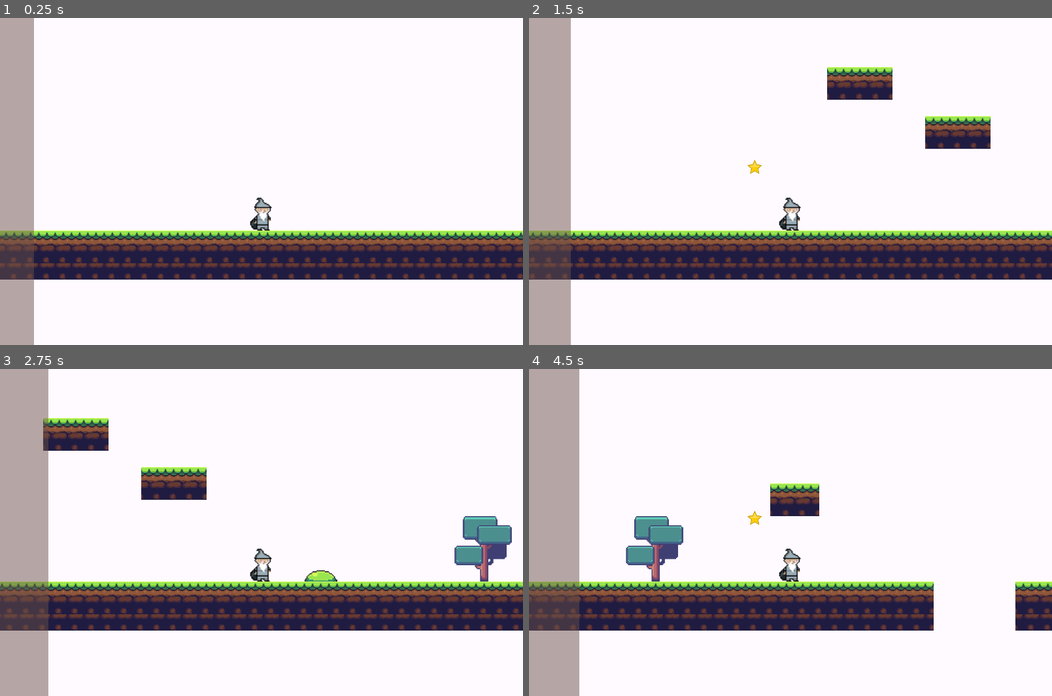
Above: before the commit, frames 1-4 (two rows, left to right).
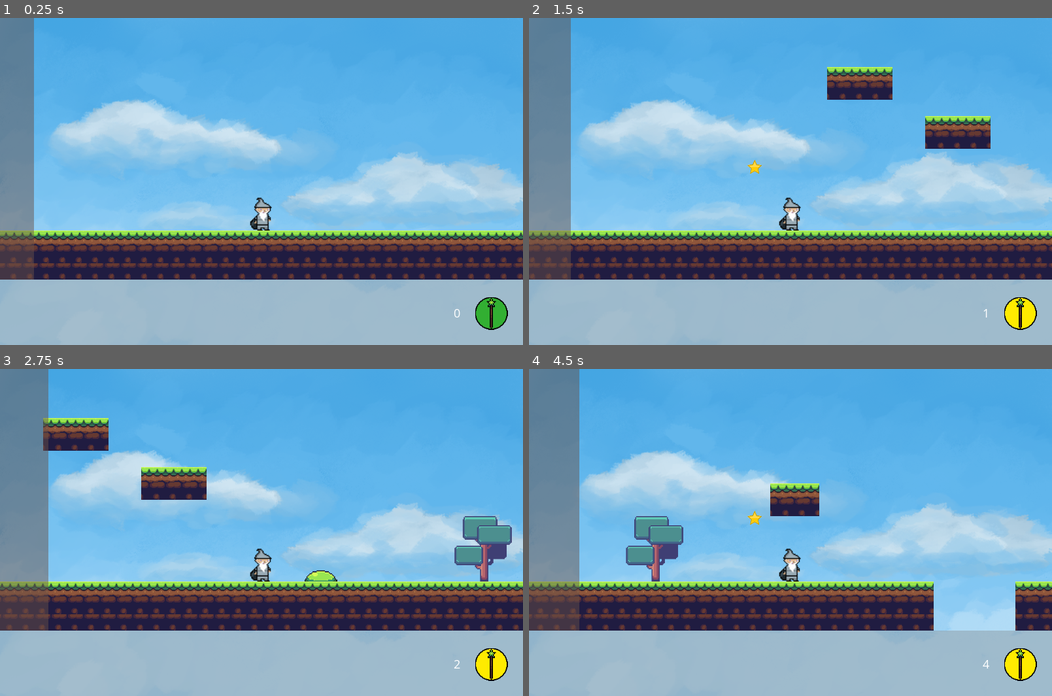
Above: after the commit, the same moments.

Repository: ivocoumans/jamegam42
Game: Godot game, scene res://screens/GameplayScreen.tscn
The game is run twice, just before and just after one commit, with the same random seed, the same clock (stepped at 60 frames per second) and the same inputs.
Inputs:
- Up to frame 1 (0.25 s): no input
- Up to frame 2 (1.5 s): hold R (shoot) 0.53-1.28 s; tap Space (jump) at 0.77 s; tap R (shoot) at 1.35 s
- Up to frame 3 (2.75 s): tap Space (jump) at 1.52 s; hold R (shoot) from 2.03 s (still down)
- Up to frame 4 (4.5 s): release R (shoot) at 2.78 s; tap R (shoot) at 2.85, 4.35 s; tap Space (jump) at 3.02, 3.77 s; hold R (shoot) 3.53-4.28 s

The runs differ from the first frame. In frame 1, 85% of the frame differs, in the area x 0-100%, y 0-100%; in frame 2, 82%; in frame 3, 81%; in frame 4, 85%.

Commit message:
basic ui and background

Diff:
--- a/actors/Player.gd
+++ b/actors/Player.gd
@@ -3,6 +3,10 @@
 
 signal shoot
 signal shoot_charged
+signal is_recharging
+signal is_recharged
+signal is_charging
+signal is_charged
 
 
 const COYOTE_TIME = 0.065
@@ -44,6 +48,7 @@
 	if event.is_action_pressed("shoot") and is_charging == false:
 		is_charging = true
 		charge_timer = 0
+		emit_signal("is_charging")
 
 	if is_recharging:
 		return
@@ -57,6 +62,7 @@
 		is_recharging = true
 		is_charging = false
 		is_charged = false
+		emit_signal("is_recharging")
 
 
 func _physics_process(delta):
@@ -103,6 +109,7 @@
 			recharge_timer = 0
 			is_recharging = false
 			print("Shot ready")
+			emit_signal("is_recharged")
 
 	if !is_recharging and is_charging:
 		charge_timer += delta
@@ -110,3 +117,4 @@
 			if is_charged == false:
 				print("Shot fully charged")
 			is_charged = true
+			emit_signal("is_charged")
--- /dev/null
+++ b/assets/Theme.tres
@@ -0,0 +1,23 @@
+[gd_resource type="Theme" load_steps=4 format=2]
+
+[ext_resource path="res://assets/OpenSans-Regular.ttf" type="DynamicFontData" id=1]
+
+[sub_resource type="StyleBoxFlat" id=5]
+content_margin_left = 10.0
+content_margin_right = 10.0
+content_margin_top = 5.0
+content_margin_bottom = 5.0
+bg_color = Color( 0.231373, 0.223529, 0.262745, 1 )
+
+[sub_resource type="DynamicFont" id=2]
+size = 24
+font_data = ExtResource( 1 )
+
+[resource]
+default_font = SubResource( 2 )
+Button/colors/font_color = Color( 0.88, 0.88, 0.88, 1 )
+CheckButton/styles/hover = SubResource( 5 )
+CheckButton/styles/hover_pressed = SubResource( 5 )
+CheckButton/styles/normal = SubResource( 5 )
+CheckButton/styles/pressed = SubResource( 5 )
+Label/colors/font_color = Color( 1, 1, 1, 1 )
--- a/objects/Decay.tscn
+++ b/objects/Decay.tscn
@@ -3,18 +3,18 @@
 [ext_resource path="res://objects/Decay.gd" type="Script" id=1]
 
 [sub_resource type="RectangleShape2D" id=1]
-extents = Vector2( 31.5, 319.5 )
+extents = Vector2( 32, 256 )
 
 [node name="Decay" type="ColorRect"]
 margin_right = 64.0
-margin_bottom = 640.0
+margin_bottom = 512.0
 color = Color( 0.411765, 0.309804, 0.282353, 0.490196 )
 script = ExtResource( 1 )
 
 [node name="Area2D" type="Area2D" parent="."]
 
 [node name="CollisionShape2D" type="CollisionShape2D" parent="Area2D"]
-position = Vector2( 32, 320 )
+position = Vector2( 32, 256 )
 shape = SubResource( 1 )
 
 [connection signal="area_entered" from="Area2D" to="." method="_on_Area2D_area_entered"]
--- a/screens/GameplayScreen.gd
+++ b/screens/GameplayScreen.gd
@@ -1,14 +1,19 @@
-extends Node2D
+extends Node
 
 
 var Bullet = preload("res://objects/Bullet.tscn")
 
 
 var bullet = null
+var score_timer = 0
 
 
 func _process(delta):
 	$World.move(delta)
+	score_timer += delta
+	if score_timer > 1:
+		$UI/ScoreDisplay.increase_score()
+		score_timer = 0
 
 
 func _on_Player_shoot():
@@ -45,3 +50,19 @@
 	if body == $World/Environment:
 		bullet.is_spent = true
 		bullet.remove()
+
+
+func _on_Player_is_recharging():
+	$UI/WandStatus.recharging()
+
+
+func _on_Player_is_recharged():
+	$UI/WandStatus.recharged()
+
+
+func _on_Player_is_charging():
+	$UI/WandStatus.charging()
+
+
+func _on_Player_is_charged():
+	$UI/WandStatus.charged()
--- a/screens/GameplayScreen.tscn
+++ b/screens/GameplayScreen.tscn
@@ -1,12 +1,20 @@
-[gd_scene load_steps=5 format=2]
+[gd_scene load_steps=7 format=2]
 
 [ext_resource path="res://objects/World.tscn" type="PackedScene" id=1]
 [ext_resource path="res://actors/Player.tscn" type="PackedScene" id=2]
 [ext_resource path="res://objects/Decay.tscn" type="PackedScene" id=3]
 [ext_resource path="res://screens/GameplayScreen.gd" type="Script" id=4]
+[ext_resource path="res://ui/UI.tscn" type="PackedScene" id=5]
+[ext_resource path="res://assets/background.png" type="Texture" id=6]
 
-[node name="GameplayScreen" type="Node2D"]
+[node name="GameplayScreen" type="Node"]
 script = ExtResource( 4 )
+
+[node name="TextureRect" type="TextureRect" parent="."]
+anchor_right = 1.0
+anchor_bottom = 1.0
+texture = ExtResource( 6 )
+expand = true
 
 [node name="World" parent="." instance=ExtResource( 1 )]
 
@@ -15,6 +23,12 @@
 
 [node name="Decay" parent="." instance=ExtResource( 3 )]
 
+[node name="UI" parent="." instance=ExtResource( 5 )]
+
+[connection signal="is_charged" from="Player" to="." method="_on_Player_is_charged"]
+[connection signal="is_charging" from="Player" to="." method="_on_Player_is_charging"]
+[connection signal="is_recharged" from="Player" to="." method="_on_Player_is_recharged"]
+[connection signal="is_recharging" from="Player" to="." method="_on_Player_is_recharging"]
 [connection signal="shoot" from="Player" to="." method="_on_Player_shoot"]
 [connection signal="shoot_charged" from="Player" to="." method="_on_Player_shoot_charged"]
 [connection signal="intersects" from="Decay" to="." method="_on_Decay_intersects"]
--- /dev/null
+++ b/ui/ScoreDisplay.gd
@@ -0,0 +1,18 @@
+extends Control
+
+
+var _score = 0
+
+
+func increase_score():
+	_score += 1
+	_set_score_text()
+
+
+func _ready():
+	var _score = 0
+	$Score.text = "0"
+
+
+func _set_score_text():
+	$Score.text = str(_score)
--- /dev/null
+++ b/ui/ScoreDisplay.tscn
@@ -0,0 +1,23 @@
+[gd_scene load_steps=3 format=2]
+
+[ext_resource path="res://assets/Theme.tres" type="Theme" id=1]
+[ext_resource path="res://ui/ScoreDisplay.gd" type="Script" id=2]
+
+[node name="ScoreDisplay" type="Control"]
+anchor_left = 0.5
+anchor_top = 0.5
+anchor_right = 0.5
+anchor_bottom = 0.5
+margin_left = -125.0
+margin_top = -32.0
+margin_right = 125.0
+margin_bottom = 32.0
+script = ExtResource( 2 )
+
+[node name="Score" type="Label" parent="."]
+anchor_right = 1.0
+anchor_bottom = 1.0
+theme = ExtResource( 1 )
+text = "9999999"
+align = 2
+valign = 1
--- /dev/null
+++ b/ui/UI.tscn
@@ -0,0 +1,35 @@
+[gd_scene load_steps=3 format=2]
+
+[ext_resource path="res://ui/WandStatus.tscn" type="PackedScene" id=1]
+[ext_resource path="res://ui/ScoreDisplay.tscn" type="PackedScene" id=3]
+
+[node name="UI" type="Control"]
+anchor_right = 1.0
+anchor_bottom = 1.0
+
+[node name="Background" type="ColorRect" parent="."]
+anchor_top = 1.0
+anchor_right = 1.0
+anchor_bottom = 1.0
+margin_top = -128.0
+color = Color( 0.46875, 0.46875, 0.46875, 0.333333 )
+
+[node name="WandStatus" parent="." instance=ExtResource( 1 )]
+anchor_left = 1.0
+anchor_top = 1.0
+anchor_right = 1.0
+anchor_bottom = 1.0
+margin_left = -94.0
+margin_top = -94.0
+margin_right = -30.0
+margin_bottom = -30.0
+
+[node name="ScoreDisplay" parent="." instance=ExtResource( 3 )]
+anchor_left = 1.0
+anchor_top = 1.0
+anchor_right = 1.0
+anchor_bottom = 1.0
+margin_left = -374.0
+margin_top = -94.0
+margin_right = -124.0
+margin_bottom = -30.0
--- /dev/null
+++ b/ui/WandStatus.gd
@@ -0,0 +1,21 @@
+extends Control
+
+
+func _ready():
+	recharged()
+
+
+func recharging():
+	$Background.modulate = Color8(215, 35, 35)
+
+
+func recharged():
+	$Background.modulate = Color8(50, 175, 50)
+
+
+func charging():
+	$Background.modulate = Color8(255, 235, 0)
+
+
+func charged():
+	$Background.modulate = Color8(255, 125, 0)
--- /dev/null
+++ b/ui/WandStatus.tscn
@@ -0,0 +1,38 @@
+[gd_scene load_steps=4 format=2]
+
+[ext_resource path="res://assets/ui_wand_bg_empty.png" type="Texture" id=1]
+[ext_resource path="res://assets/ui_wand.png" type="Texture" id=2]
+[ext_resource path="res://ui/WandStatus.gd" type="Script" id=3]
+
+[node name="WandStatus" type="Control"]
+anchor_left = 0.5
+anchor_top = 0.5
+anchor_right = 0.5
+anchor_bottom = 0.5
+margin_left = -32.0
+margin_top = -32.0
+margin_right = 32.0
+margin_bottom = 32.0
+script = ExtResource( 3 )
+
+[node name="Background" type="TextureRect" parent="."]
+anchor_left = 0.5
+anchor_top = 0.5
+anchor_right = 0.5
+anchor_bottom = 0.5
+margin_left = -32.0
+margin_top = -32.0
+margin_right = 32.0
+margin_bottom = 32.0
+texture = ExtResource( 1 )
+
+[node name="Wand" type="TextureRect" parent="."]
+anchor_left = 0.5
+anchor_top = 0.5
+anchor_right = 0.5
+anchor_bottom = 0.5
+margin_left = -32.0
+margin_top = -32.0
+margin_right = 32.0
+margin_bottom = 32.0
+texture = ExtResource( 2 )
Binary file added: assets/OpenSans-Regular.ttf
Binary file added: assets/background.png
Not shown, added: assets/background.png.import
Binary file added: assets/ui_wand.png
Not shown, added: assets/ui_wand.png.import
Binary file added: assets/ui_wand_bg_empty.png
Not shown, added: assets/ui_wand_bg_empty.png.import
